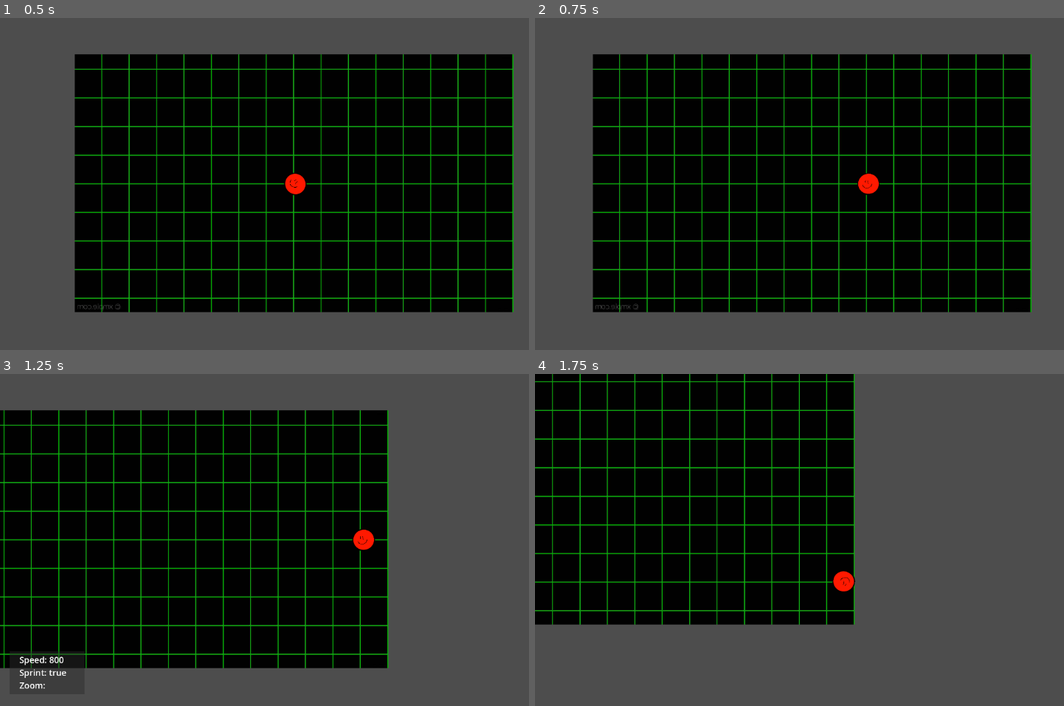
Above: before the commit, frames 1-4 (two rows, left to right).
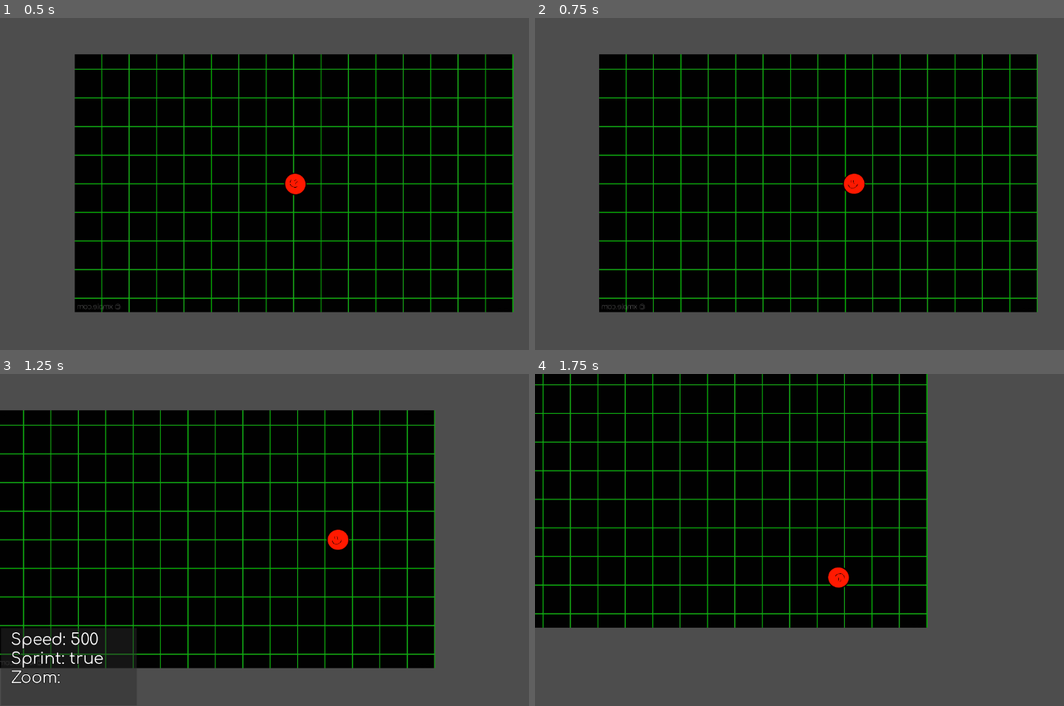
Above: after the commit, the same moments.

Repository: Beemp3-dev/top-down-game
Game: Godot game, scene res://Scenes/Game.tscn
Two runs of this game, one before a commit and one after it. Both use one fixed random seed, a clock stepped at 60 frames per second and the inputs below. Before the commit the project starts from res://Game.tscn.
Inputs (mouse positions are in pixels of both pictures, inside the frame that each line leads up to):
- Up to frame 1 (0.5 s): no input
- Up to frame 2 (0.75 s): tap Enter at 0.5 s; move the mouse to (958, 167) at 0.52 s; hold D (right) from 0.53 s (still down); hold Shift (sprint) from 0.53 s (still down)
- Up to frame 3 (1.25 s): keep holding D (right); keep holding Shift (sprint); tap Tab (toggle info) at 0.8 s
- Up to frame 4 (1.75 s): move the mouse to (709, 556) at 1.27 s; release D (right) at 1.28 s; release Shift (sprint) at 1.28 s; hold S (down) from 1.28 s (still down); tap Tab (toggle info) at 1.35 s; tap Shift (sprint) at 1.55 s

Frame 1 is identical in both runs. In frame 2, 8.3% of the frame differs, in the area x 10-95%, y 10-89%; in frame 3, 14%; in frame 4, 20%, in the area x 0-75%, y 0-77%.

Commit message:
Controller update + UI  + Bug fix
Working on controller right axis aim, better file organization, bug fixes and some extra.

Diff:
--- a/player.gd
+++ b/Code/player.gd
@@ -2,17 +2,24 @@
 
 var speed = 500
 var sprint = 300
-func _physics_process(_delta):
-	if Input.is_action_pressed("sprint"):
-		speed = 500
-		speed += sprint
-	else:
-		speed = 500
+
+func _physics_process(_delta): #Movement
+	var horizontal = Input.get_action_strength("right") - Input.get_action_strength("left")
+	var lat = Input.get_action_strength("right") - Input.get_action_strength("left")
 	velocity = Vector2.ZERO
 	velocity.x = Input.get_action_strength("right") - Input.get_action_strength("left")
 	velocity.y = Input.get_action_strength("down") - Input.get_action_strength("up")
 	velocity = velocity.normalized() * speed
 	look_at(get_global_mouse_position())
 
+	if Input.get_connected_joypads().is_empty():
+		print ("e")
+	elif !Input.get_connected_joypads().is_empty():
+		if Input.is_action_pressed("sprint"): #Sprint
+			speed = 500
+			speed += sprint
+		else:
+			speed = 500
+
 	self.velocity = velocity  # Use the built-in velocity property
 	move_and_slide()  # No arguments in Godot 4
--- a/Game.tscn
+++ /dev/null
@@ -1,68 +0,0 @@
-[gd_scene load_steps=10 format=3 uid="uid://85exjavna63y"]
-
-[ext_resource type="Texture2D" uid="uid://1qcn1x1bukst" path="res://grids-neon-green-aesthetic-0ssuffio4ucj9o0x.jpg" id="1_u44n3"]
-[ext_resource type="Script" uid="uid://be1trbsiaigrg" path="res://player.gd" id="2_sb48q"]
-[ext_resource type="Texture2D" uid="uid://caybwa21g4d8l" path="res://Player.png" id="3_t88pq"]
-[ext_resource type="Script" uid="uid://dqkgg1es1clrj" path="res://info chart.gd" id="4_sb48q"]
-[ext_resource type="Script" uid="uid://bbvne0diyttkt" path="res://camera zoom.gd" id="4_t88pq"]
-
-[sub_resource type="CircleShape2D" id="CircleShape2D_r0x5m"]
-radius = 33.0606
-
-[sub_resource type="LabelSettings" id="LabelSettings_t88pq"]
-font_size = 30
-shadow_size = 0
-
-[sub_resource type="Gradient" id="Gradient_t88pq"]
-offsets = PackedFloat32Array(0)
-colors = PackedColorArray(0.172833, 0.172833, 0.172833, 0.466667)
-
-[sub_resource type="GradientTexture2D" id="GradientTexture2D_r0x5m"]
-gradient = SubResource("Gradient_t88pq")
-fill_from = Vector2(0, 1)
-
-[node name="Node2D" type="Node2D"]
-
-[node name="background" type="Sprite2D" parent="."]
-position = Vector2(-3, -2)
-scale = Vector2(-0.660485, 0.689737)
-texture = ExtResource("1_u44n3")
-
-[node name="Player" type="CharacterBody2D" parent="."]
-script = ExtResource("2_sb48q")
-
-[node name="Hitbox" type="CollisionShape2D" parent="Player"]
-shape = SubResource("CircleShape2D_r0x5m")
-
-[node name="Player_sprite" type="Sprite2D" parent="Player"]
-texture = ExtResource("3_t88pq")
-
-[node name="Camera2D" type="Camera2D" parent="Player"]
-zoom = Vector2(0.675, 0.675)
-position_smoothing_enabled = true
-position_smoothing_speed = 3.5
-script = ExtResource("4_t88pq")
-
-[node name="CanvasLayer" type="CanvasLayer" parent="."]
-
-[node name="Label" type="Label" parent="CanvasLayer"]
-offset_left = 38.0
-offset_top = 546.0
-offset_right = 171.0
-offset_bottom = 678.0
-scale = Vector2(0.554303, 0.554303)
-mouse_default_cursor_shape = 2
-text = "Speed:
-Sprint:
-Zoom:"
-label_settings = SubResource("LabelSettings_t88pq")
-script = ExtResource("4_sb48q")
-
-[node name="TextureRect" type="TextureRect" parent="CanvasLayer/Label"]
-show_behind_parent = true
-layout_mode = 0
-offset_left = -35.0
-offset_top = -9.0
-offset_right = 230.0
-offset_bottom = 142.0
-texture = SubResource("GradientTexture2D_r0x5m")
--- /dev/null
+++ b/Scenes/Game.tscn
@@ -0,0 +1,56 @@
+[gd_scene load_steps=9 format=3 uid="uid://85exjavna63y"]
+
+[ext_resource type="Texture2D" uid="uid://1qcn1x1bukst" path="res://Assets/Background/grids-neon-green-aesthetic-0ssuffio4ucj9o0x.jpg" id="1_j5yw3"]
+[ext_resource type="Script" uid="uid://dqkgg1es1clrj" path="res://Code/info chart.gd" id="2_kldst"]
+[ext_resource type="PackedScene" uid="uid://blu4slftdvq8f" path="res://Scenes/player.tscn" id="3_b2bpf"]
+[ext_resource type="Script" uid="uid://bdqrnjhym8rlq" path="res://Scenes/texture_rect.gd" id="3_kldst"]
+[ext_resource type="FontFile" uid="uid://dvxc63ukugprr" path="res://Assets/UI/Fonts/Comfortaa-VariableFont_wght.ttf" id="4_b2bpf"]
+
+[sub_resource type="Gradient" id="Gradient_t88pq"]
+offsets = PackedFloat32Array(0)
+colors = PackedColorArray(0.172833, 0.172833, 0.172833, 0.466667)
+
+[sub_resource type="GradientTexture2D" id="GradientTexture2D_r0x5m"]
+gradient = SubResource("Gradient_t88pq")
+fill_from = Vector2(0, 1)
+
+[sub_resource type="LabelSettings" id="LabelSettings_t88pq"]
+font = ExtResource("4_b2bpf")
+font_size = 56
+outline_size = 7
+outline_color = Color(0, 0, 0, 1)
+shadow_size = 0
+
+[node name="Node2D" type="Node2D"]
+
+[node name="background" type="Sprite2D" parent="."]
+position = Vector2(-3, -2)
+scale = Vector2(-0.660485, 0.689737)
+texture = ExtResource("1_j5yw3")
+
+[node name="Player" parent="." instance=ExtResource("3_b2bpf")]
+
+[node name="CanvasLayer" type="CanvasLayer" parent="."]
+
+[node name="TextureRect" type="TextureRect" parent="CanvasLayer"]
+show_behind_parent = true
+offset_left = 2.0
+offset_top = 496.0
+offset_right = 267.0
+offset_bottom = 647.0
+texture = SubResource("GradientTexture2D_r0x5m")
+script = ExtResource("3_kldst")
+metadata/_edit_use_anchors_ = true
+
+[node name="Label" type="Label" parent="CanvasLayer"]
+offset_left = 21.0
+offset_top = 501.0
+offset_right = 399.0
+offset_bottom = 755.0
+scale = Vector2(0.554303, 0.554303)
+mouse_default_cursor_shape = 2
+text = "Speed:
+Sprint:
+Zoom:"
+label_settings = SubResource("LabelSettings_t88pq")
+script = ExtResource("2_kldst")
--- /dev/null
+++ b/Scenes/player.tscn
@@ -0,0 +1,26 @@
+[gd_scene load_steps=5 format=3 uid="uid://blu4slftdvq8f"]
+
+[ext_resource type="Script" uid="uid://be1trbsiaigrg" path="res://Code/player.gd" id="1_i3pqv"]
+[ext_resource type="Texture2D" uid="uid://caybwa21g4d8l" path="res://Assets/Player/Player.png" id="2_hqtel"]
+[ext_resource type="Script" uid="uid://bbvne0diyttkt" path="res://Code/camera zoom.gd" id="3_sweqy"]
+
+[sub_resource type="CircleShape2D" id="CircleShape2D_2hs0m"]
+radius = 33.0606
+
+[node name="Player" type="Node2D"]
+
+[node name="CharacterBody2D" type="CharacterBody2D" parent="."]
+script = ExtResource("1_i3pqv")
+
+[node name="Hitbox" type="CollisionShape2D" parent="CharacterBody2D"]
+shape = SubResource("CircleShape2D_2hs0m")
+
+[node name="Player_sprite" type="Sprite2D" parent="CharacterBody2D"]
+texture = ExtResource("2_hqtel")
+
+[node name="Camera2D" type="Camera2D" parent="CharacterBody2D"]
+zoom = Vector2(0.675, 0.675)
+process_callback = 0
+position_smoothing_enabled = true
+position_smoothing_speed = 3.5
+script = ExtResource("3_sweqy")
--- /dev/null
+++ b/Scenes/texture_rect.gd
@@ -0,0 +1,16 @@
+extends TextureRect
+var toggleinfo = false
+
+# Called when the node enters the scene tree for the first time.
+func _ready() -> void:
+	pass # Replace with function body.
+
+
+# Called every frame. 'delta' is the elapsed time since the previous frame.
+func _process(delta: float) -> void:
+	if Input.is_action_just_pressed("toggle info"):
+		if toggleinfo == false:
+			toggleinfo = true
+		elif toggleinfo == true:
+			toggleinfo = false
+	visible = toggleinfo
--- a/project.godot
+++ b/project.godot
@@ -13,11 +13,11 @@
 config/name="Top Down Game"
 run/main_scene="uid://85exjavna63y"
 config/features=PackedStringArray("4.4", "GL Compatibility")
-config/icon="res://icon.svg"
+config/icon="res://Assets/Misc/icon.svg"
 
 [autoload]
 
-Player="*res://player.gd"
+Player="*res://Code/player.gd"
 
 [display]
 
Renamed: grids-neon-green-aesthetic-0ssuffio4ucj9o0x.jpg -> Assets/Background/grids-neon-green-aesthetic-0ssuffio4ucj9o0x.jpg
Not shown, changed: Assets/Background/grids-neon-green-aesthetic-0ssuffio4ucj9o0x.jpg.import
Renamed: icon.svg -> Assets/Misc/icon.svg
Not shown, changed: Assets/Misc/icon.svg.import
Renamed: Player.png -> Assets/Player/Player.png
Not shown, changed: Assets/Player/Player.png.import
Binary file added: Assets/UI/Fonts/Comfortaa-VariableFont_wght.ttf
Not shown, added: Assets/UI/Fonts/Comfortaa-VariableFont_wght.ttf.import
Renamed: camera zoom.gd -> Code/camera zoom.gd
Renamed: camera zoom.gd.uid -> Code/camera zoom.gd.uid
Renamed: info chart.gd -> Code/info chart.gd
Renamed: info chart.gd.uid -> Code/info chart.gd.uid
(and 2 more such lines)
